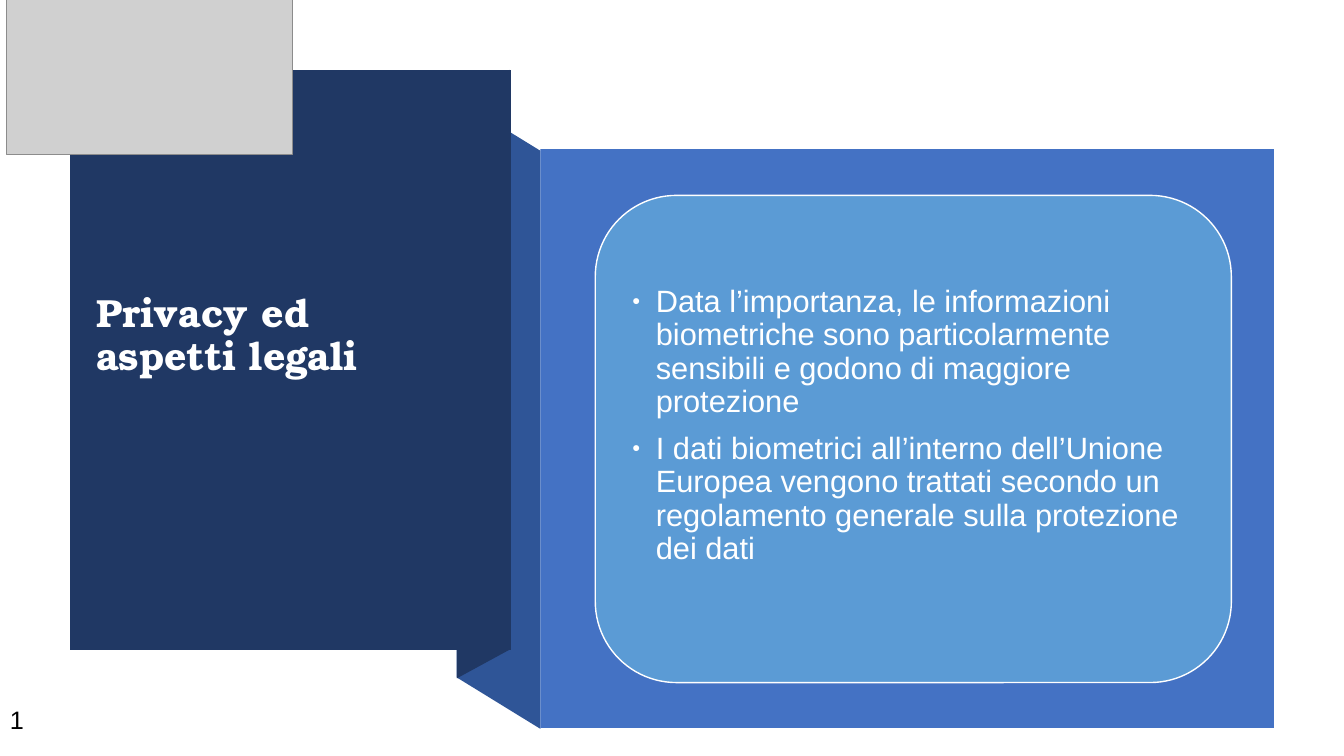
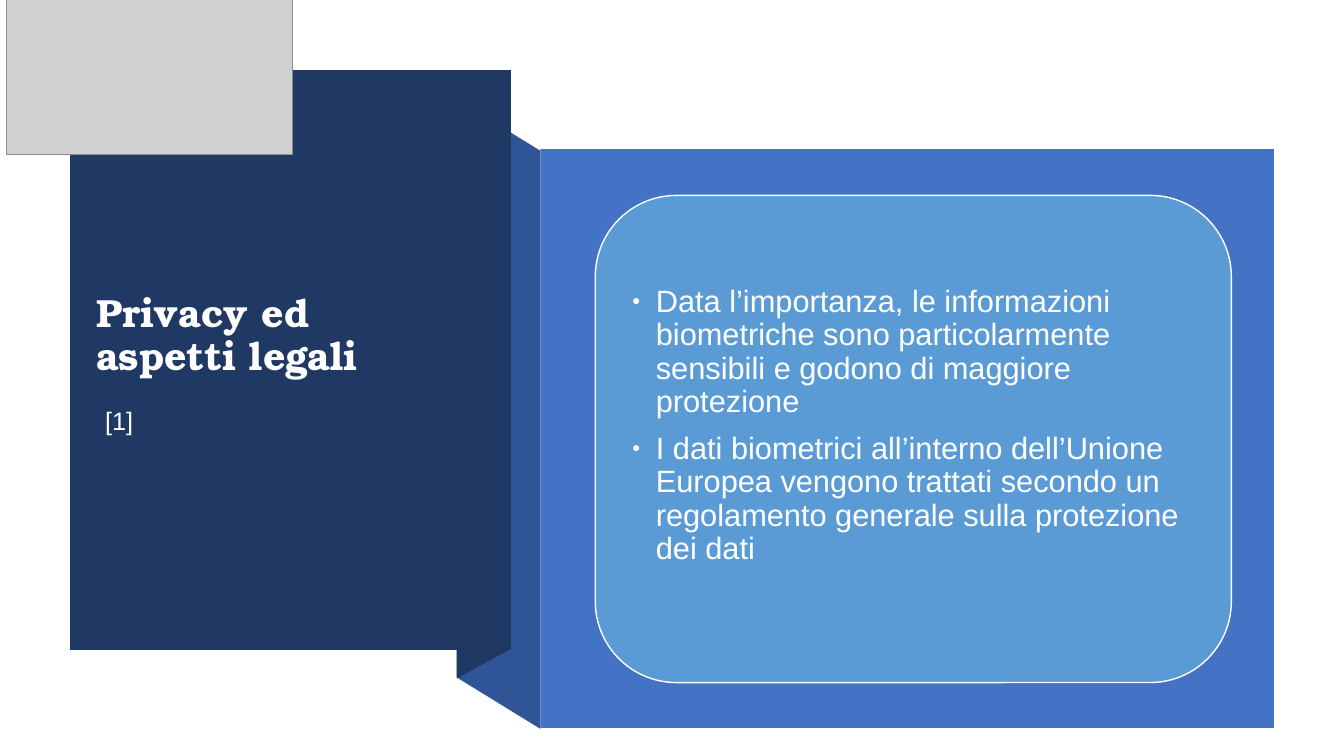
Before and after one commit to Torkin1/biometric_prompt_WALL-E, a slide deck: slide 1 of Privacy.odp. Drawn at 1344x756 pixels with LibreOffice and Linux fonts; fonts in the diff are those of the drawing; grey boxes stand for pictures. Boxes give left, top, right and bottom in pixels: in the first picture for what was removed or moved away, otherwise in the second. Text is boxed around its words. In the diff, an @@ line names an element or a change of style, - is before the commit and + after.

```diff
--- a/Privacy.odp
+++ b/Privacy.odp
@@ text at box(105, 411, 133, 436): text changed; text colour #000000 to #FFFFFF @@
-1
+[1]
```
Also in this commit, not shown: 1 other slide changed, 4 other files.
